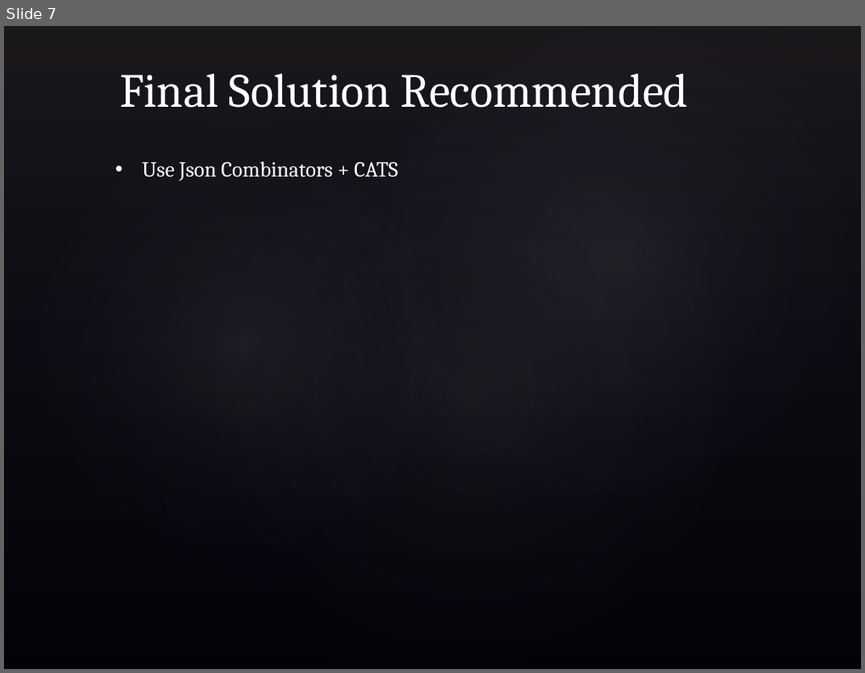
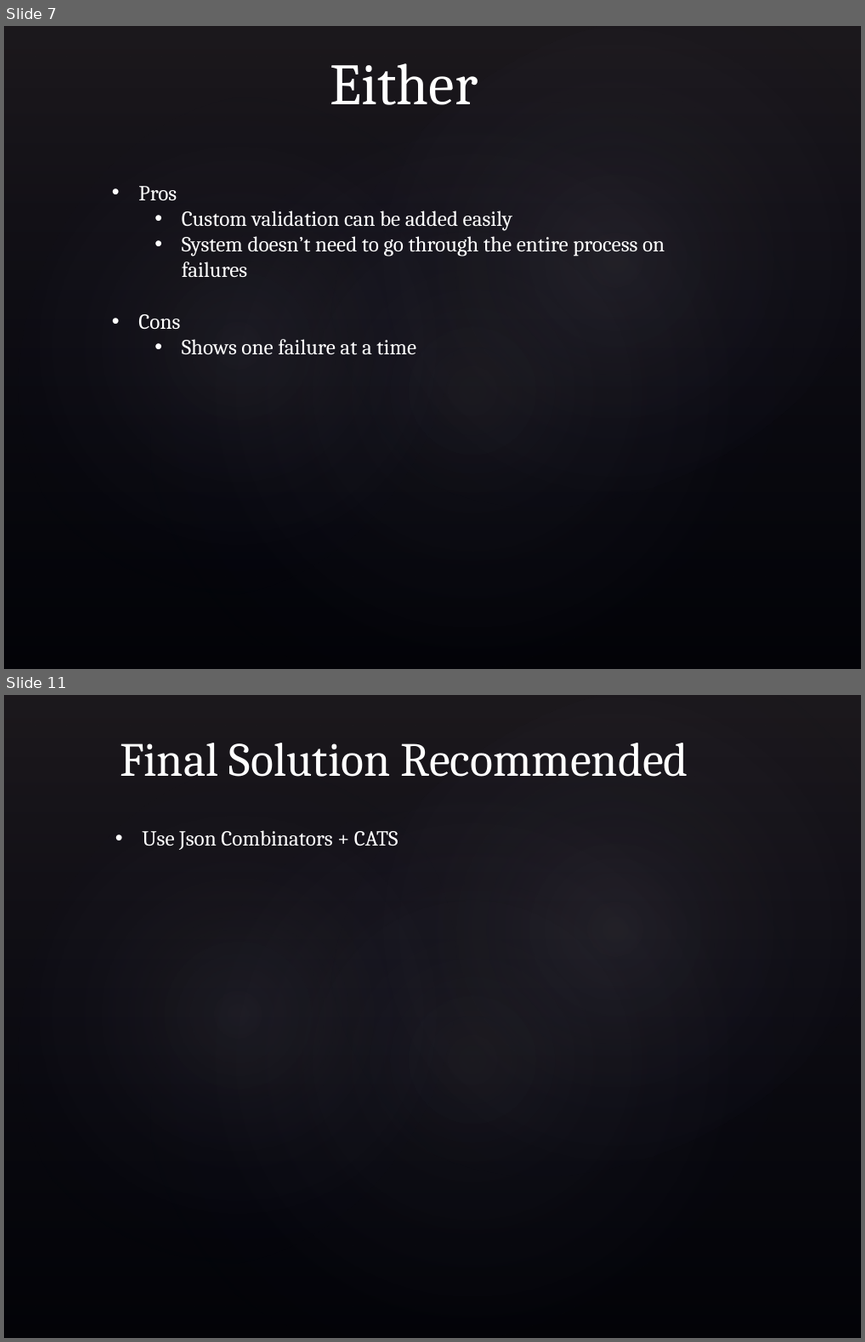
Before and after one commit to sheshankkodam/json-validations, a slide deck: ppt/Modeling Data Validations.pptx. Shown one above the other, each under a label of ours: slide 7 before the commit, slides 7 and 11 after it; the slides between them are not shown. The pictures are 865x673 and 865x1342 pixels, drawn with LibreOffice and Linux fonts; fonts in the diff are those of the drawing; background and template pictures are left out. Boxes give left, top, right and bottom in pixels: in the first picture for what was removed or moved away, otherwise in the second. Text is boxed around its words. In the diff, an @@ line names an element or a change of style, - is before the commit and + after.

Commit message:
`CatsController.scala` - Moved validation to a function
`OptionsController.scala`
- Added reasons for failures

'Modeling Data Validations.ppt'
- Updated ppt with new code snippets

```diff
--- a/ppt/Modeling Data Validations.pptx
+++ b/ppt/Modeling Data Validations.pptx
@@ slide 7 added at <box>4,26,861,669</box>, background picture (left out); not listed: 4 template elements that a slide beside it also shows @@
@@ title added at <box>330,63,478,105</box>, 49 pt, text #FFFFFF @@
+Either
@@ text added at <box>138,186,664,355</box>, 18 pt, text #FFFFFF @@
+• Pros
+  • Custom validation can be added easily
+  • System doesn’t need to go through the entire process on failures
+• Cons
+  • Shows one failure at a time
@@ what was slide 7 is now slide 11 @@
```
Also in this commit, not shown: 4 slides changed, 4 other slides added, 1 slide removed, 2 other files.
